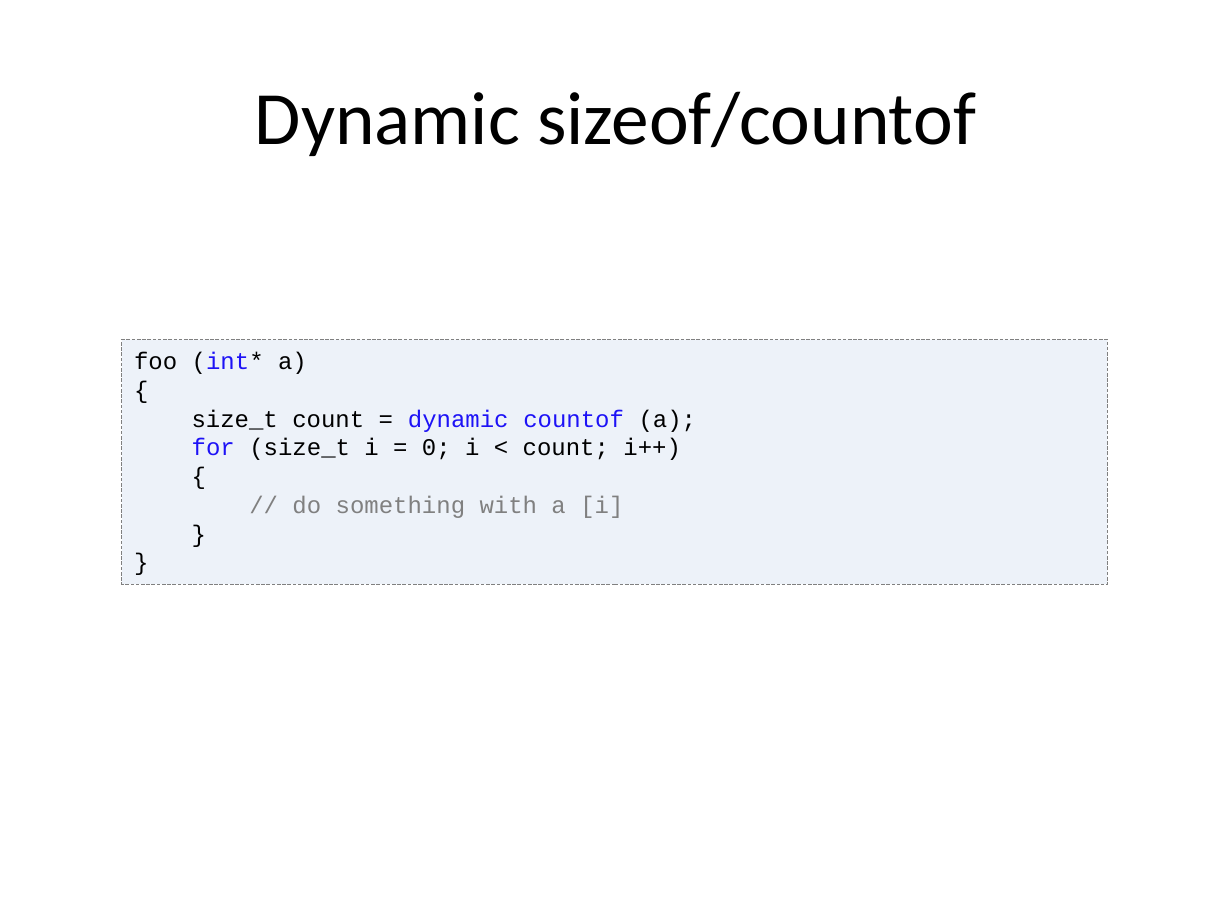
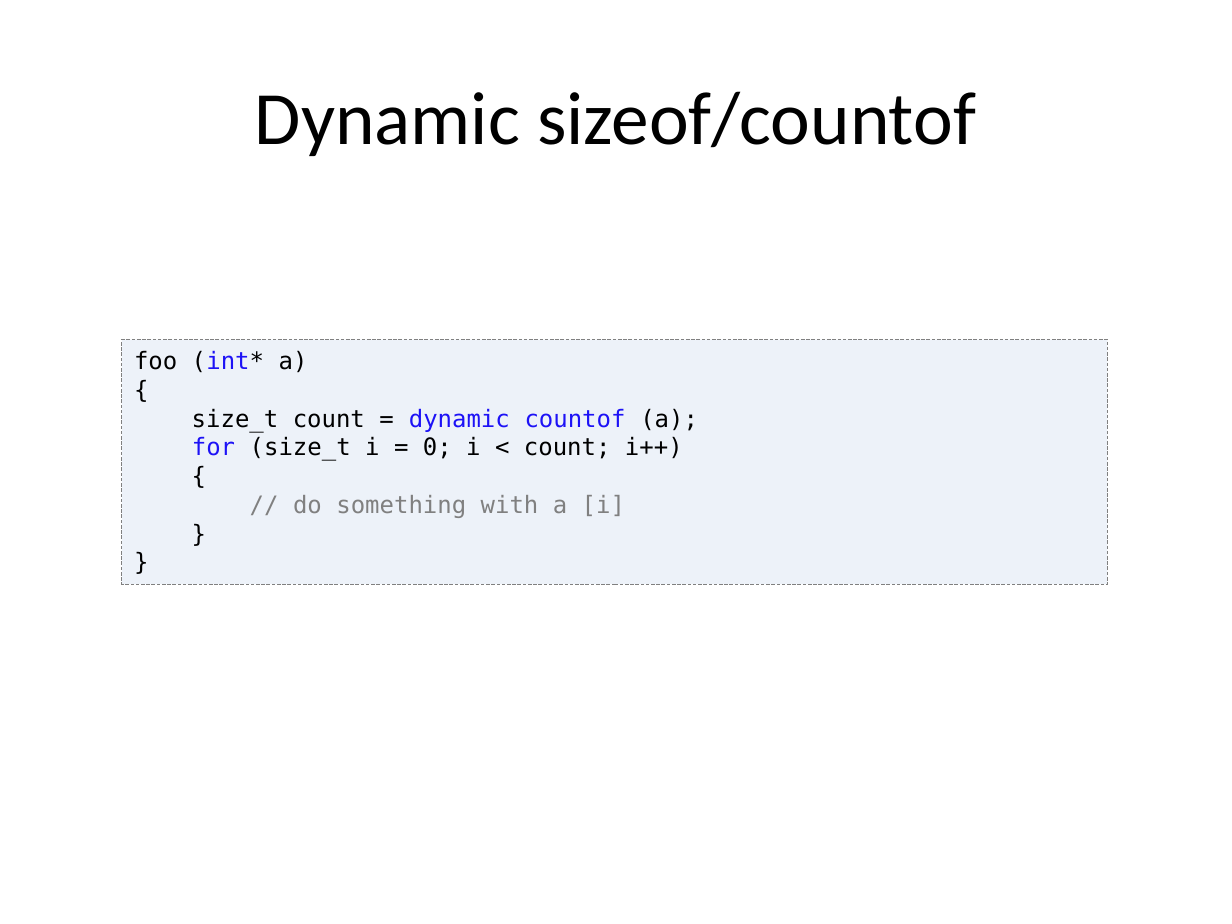
Before and after one commit to vovkos/jancy, a slide deck: slide 16 of doc/pres/Jancy FOSDEM 2016.pptx. Drawn at 1232x924 pixels with LibreOffice and Linux fonts; fonts in the diff are those of the drawing. Boxes give left, top, right and bottom in pixels: in the first picture for what was removed or moved away, otherwise in the second. Text is boxed around its words. In the diff, an @@ line names an element or a change of style, - is before the commit and + after.

Commit message:
[fosdem] font fix in dynamic sizeof snippet

```diff
--- a/doc/pres/Jancy FOSDEM 2016.pptx
+++ b/doc/pres/Jancy FOSDEM 2016.pptx
@@ rectangle "foo (int* a)" at [122, 340, 1108, 585]: font Courier New to DejaVu Sans Mono @@
```
Also in this commit, not shown: 1 other file.
